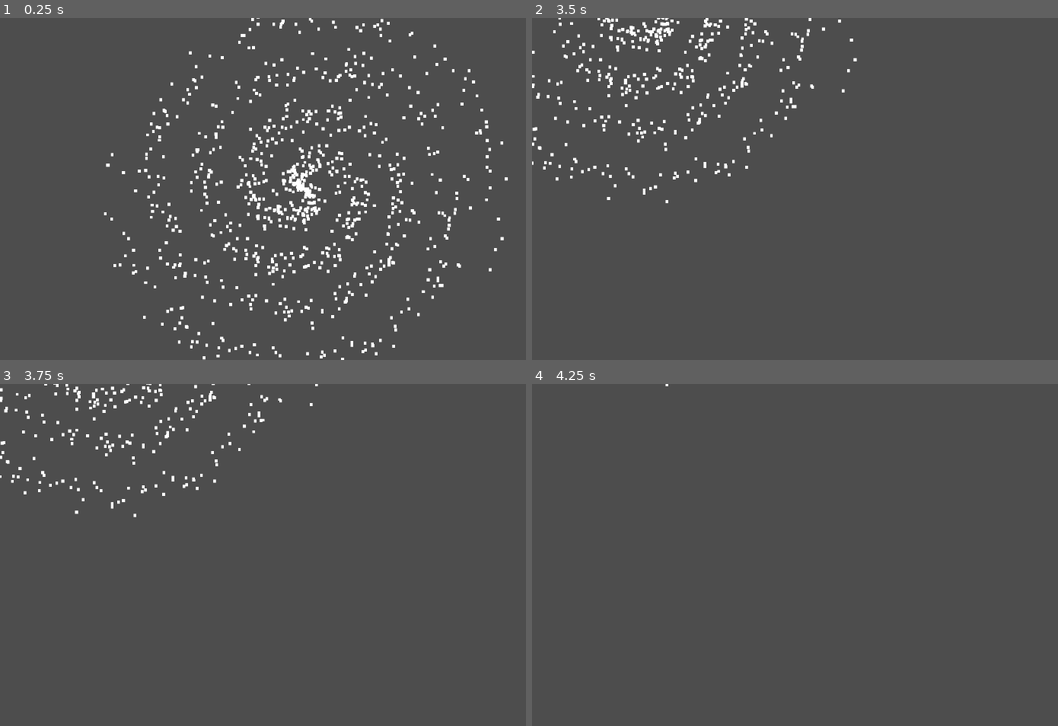
Above: before the commit, frames 1-4 (two rows, left to right).
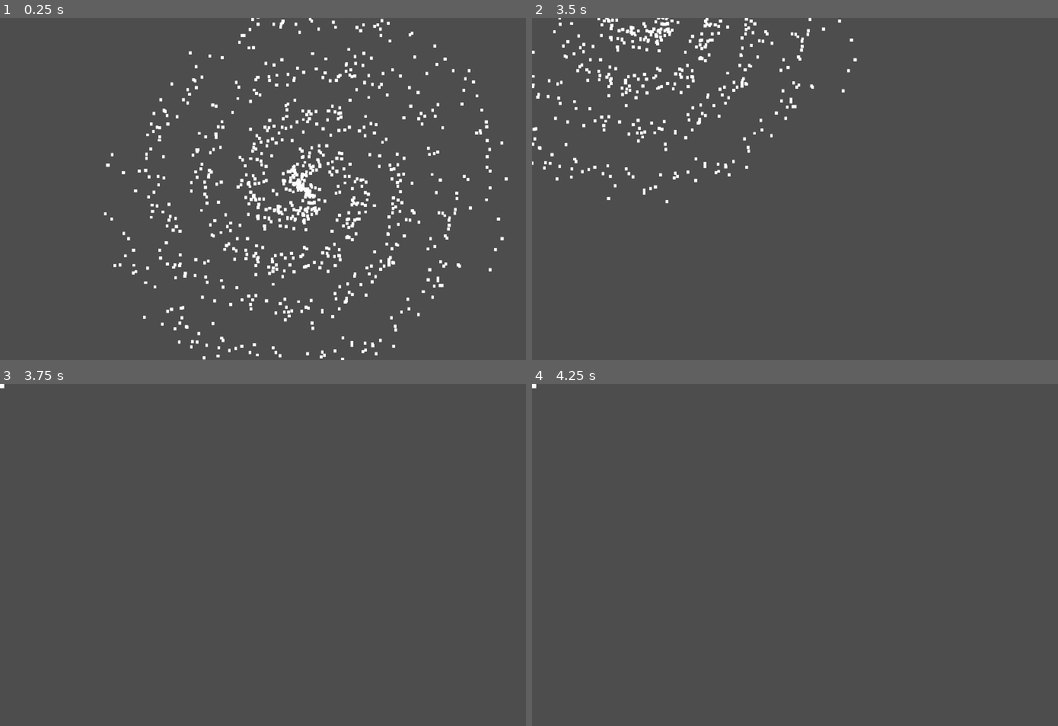
Above: after the commit, the same moments.

Repository: indifferenteye/hegswarm
Game: Godot game, scene res://scenes/galaxy.tscn
Same seed, same stepped clock (60 frames per second), same inputs: the game is played once before the commit and once after it.
Inputs (mouse positions are in pixels of both pictures, inside the frame that each line leads up to):
- Up to frame 1 (0.25 s): no input
- Up to frame 2 (3.5 s): tap Enter at 0.5 s; move the mouse to (805, 257) at 0.52 s; hold S (camera_move_down) 0.53-1.28 s; click (805, 257) at 0.67 s; move the mouse to (1021, 240) at 1.27 s; tap A (camera_move_left) at 1.35 s; click (1021, 240) at 1.42 s; tap Space at 2 s; move the mouse to (652, 137) at 2.02 s; hold D (camera_move_right) 2.03-2.78 s; click (652, 137) at 2.17 s; move the mouse to (868, 189) at 2.77 s; tap W (camera_move_up) at 2.85 s; click (868, 189) at 2.92 s
- Up to frame 3 (3.75 s): tap Enter at 3.5 s; move the mouse to (210, 469) at 3.52 s; hold S (camera_move_down) from 3.53 s (still down); click (210, 469) at 3.67 s
- Up to frame 4 (4.25 s): keep holding S (camera_move_down)

Frames 1-2 are identical in both runs. In frame 3, 1.1% of the frame differs, in the area x 0-61%, y 0-39%; in frame 4, less than 0.1%.
Error before the commit: Invalid assignment of property or key 'input_pickable' with value of type 'bool' on a base object of type 'Sprite2D'. (res://scripts/star.gd:12)

Commit message:
inspector changes: fixed input error via area2d

Diff:
--- a/assets/star.tscn
+++ b/assets/star.tscn
@@ -1,8 +1,10 @@
-[gd_scene load_steps=3 format=3 uid="uid://cwj81lysn86dj"]
+[gd_scene load_steps=4 format=3 uid="uid://cwj81lysn86dj"]
 
 [ext_resource type="Script" uid="uid://cmfxb0d1drs4x" path="res://scripts/star.gd" id="1"]
 
 [sub_resource type="CanvasTexture" id="CanvasTexture_gyjrx"]
+
+[sub_resource type="CircleShape2D" id="CircleShape2D_3t53c"]
 
 [node name="star" type="Node2D"]
 script = ExtResource("1")
@@ -13,4 +15,11 @@
 texture = SubResource("CanvasTexture_gyjrx")
 offset = Vector2(-2.98023e-08, 0)
 
+[node name="Area2D" type="Area2D" parent="."]
+
+[node name="CollisionShape2D" type="CollisionShape2D" parent="Area2D"]
+scale = Vector2(0.221707, 0.184127)
+shape = SubResource("CircleShape2D_3t53c")
+
 [connection signal="ready" from="." to="." method="_on_ready"]
+[connection signal="input_event" from="Area2D" to="." method="_on_area_2d_input_event"]
--- a/scripts/star.gd
+++ b/scripts/star.gd
@@ -7,13 +7,21 @@
 ## clicked by the player. In Godot 4 the ``input_pickable`` property must be
 ## enabled on the ``Sprite2D`` child so that its ``input_event`` signal emits
 ## when clicked.
-func _on_ready() -> void:
-    var sprite: Sprite2D = $Sprite2D
-    sprite.input_pickable = true
-    sprite.connect("input_event", _on_sprite_input_event)
+#func _on_ready() -> void:
+	#var sprite: Sprite2D = $Sprite2D
+	#sprite.input_pickable = true
+	#sprite.connect("input_event", _on_sprite_input_event)
+
+
 
 ## Handles mouse input on the star. When the player left-clicks the star, the
 ## scene changes to the star system view.
 func _on_sprite_input_event(viewport: Viewport, event: InputEvent, _shape_idx: int) -> void:
-    if event is InputEventMouseButton and event.button_index == MOUSE_BUTTON_LEFT and event.pressed:
-        get_tree().change_scene_to_file("res://scenes/starSystem.tscn")
+	print("yooo")
+	if event is InputEventMouseButton and event.button_index == MOUSE_BUTTON_LEFT and event.pressed:
+		get_tree().change_scene_to_file("res://scenes/starSystem.tscn")
+
+
+func _on_area_2d_input_event(viewport: Node, event: InputEvent, shape_idx: int) -> void:
+	if event is InputEventMouseButton and event.pressed:
+		_on_sprite_input_event(viewport, event, shape_idx)
